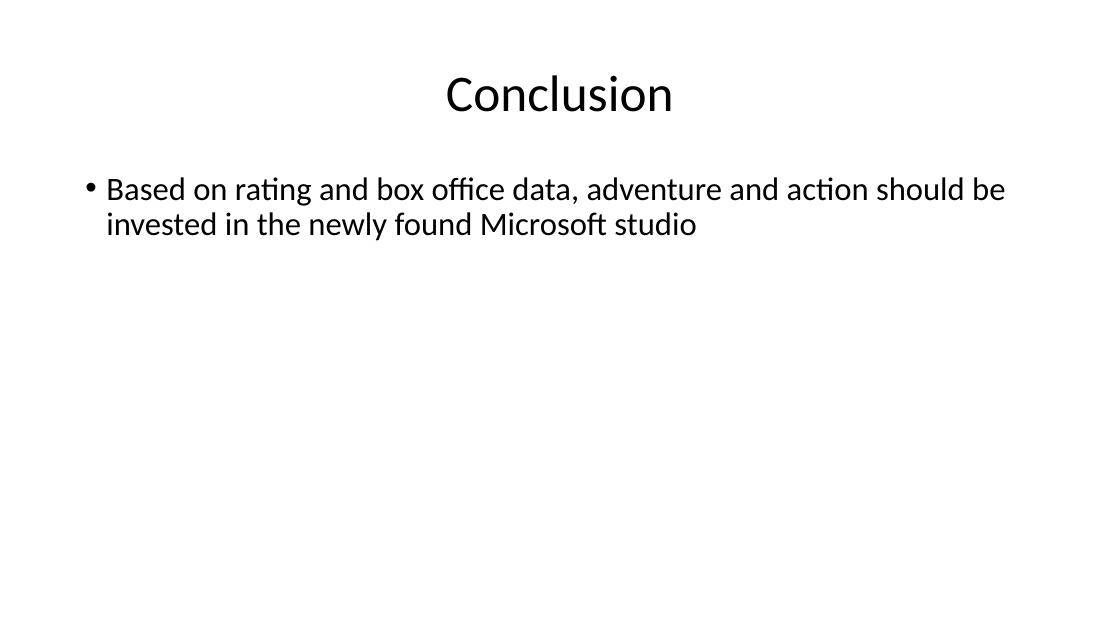
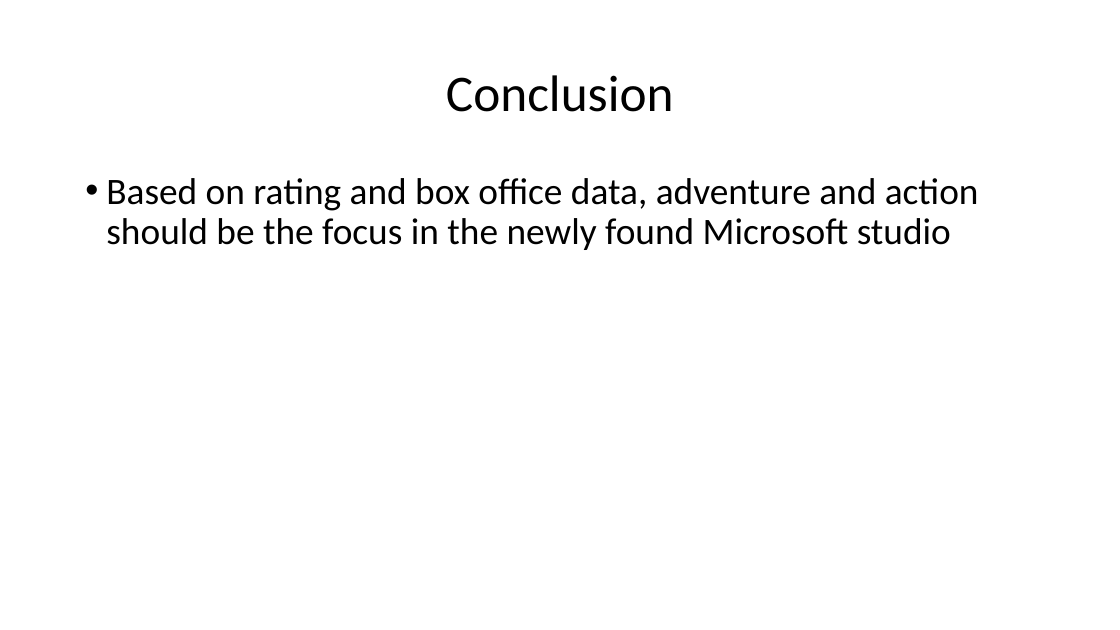
Before and after one commit to eegshou/dsc-mod-1-project-v2-1-online-ds-sp-000, a slide deck: slide 12 of Presentation_project1.pptx. Drawn at 1120x630 pixels with LibreOffice and Linux fonts; fonts in the diff are those of the drawing. Boxes give left, top, right and bottom in pixels: in the first picture for what was removed or moved away, otherwise in the second. Text is boxed around its words. In the diff, an @@ line names an element or a change of style, - is before the commit and + after.

```diff
--- a/Presentation_project1.pptx
+++ b/Presentation_project1.pptx
@@ text at <box>106,178,979,250</box>: text changed; size 28 to 32 pt @@
-• Based on rating and box office data, adventure and action should be invested in the newly found Microsoft studio
+• Based on rating and box office data, adventure and action should be the focus in the newly found Microsoft studio
```
Also in this commit, not shown: 5 other slides changed, 1 other file.
